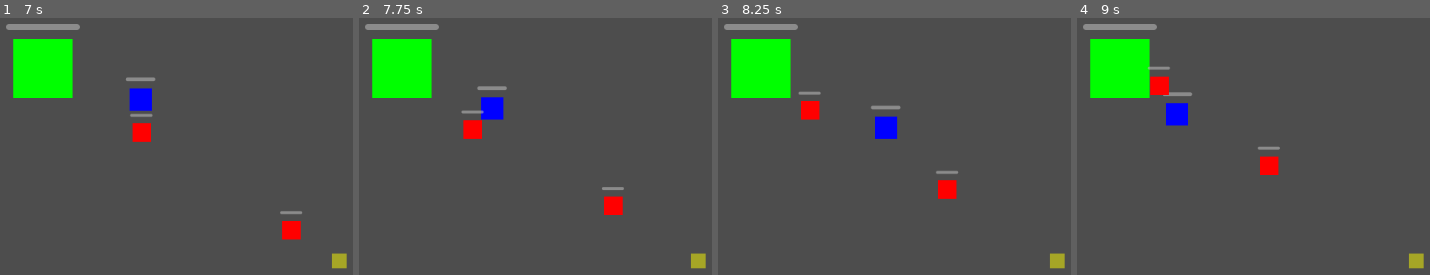
Above: before the commit, frames 1-4 (left to right).
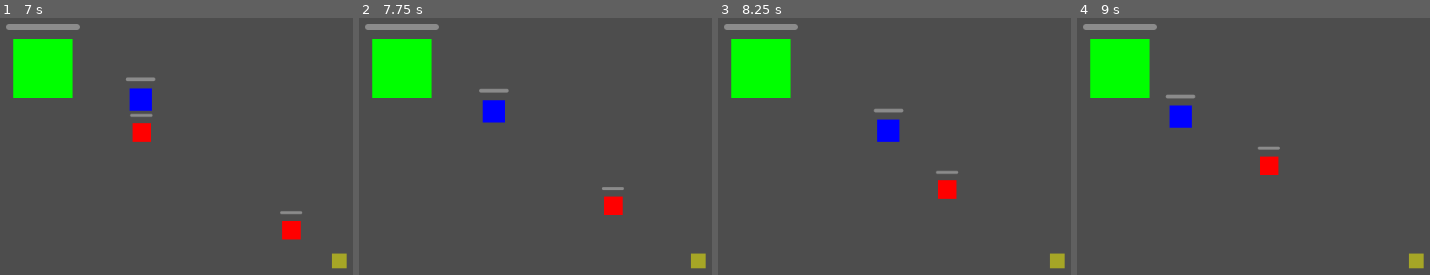
Above: after the commit, the same moments.

Repository: krisrandall/lor-elementals
Game: Godot game, scene res://scenes/main.tscn
Same seed, same stepped clock (60 frames per second), same inputs: the game is played once before the commit and once after it.
Inputs (mouse positions are in pixels of both pictures, inside the frame that each line leads up to):
- Up to frame 1 (7 s): tap Enter at 0.5 s; move the mouse to (77, 249) at 0.52 s; click (77, 249) at 0.67 s; move the mouse to (outside the picture) at 1.27 s; click (outside the picture) at 1.42 s; move the mouse to (outside the picture) at 2.02 s; click (outside the picture) at 2.17 s; move the mouse to (155, 141) at 2.77 s; click (155, 141) at 2.92 s; move the mouse to (outside the picture) at 3.52 s; click (outside the picture) at 3.67 s; move the mouse to (292, 115) at 4.27 s; click (292, 115) at 4.42 s; move the mouse to (outside the picture) at 5.02 s; click (outside the picture) at 5.17 s; move the mouse to (197, 25) at 5.77 s; click (197, 25) at 5.92 s; move the mouse to (77, 249) at 6.52 s; click (77, 249) at 6.67 s
- Up to frame 2 (7.75 s): move the mouse to (outside the picture) at 7.27 s; click (outside the picture) at 7.42 s
- Up to frame 3 (8.25 s): move the mouse to (outside the picture) at 8.02 s; click (outside the picture) at 8.17 s
- Up to frame 4 (9 s): move the mouse to (1232, 141) at 8.77 s; click (1232, 141) at 8.92 s

Frame 1 is identical in both runs. In frame 2, 1.0% of the frame differs, in the area x 28-43%, y 26-48%; in frame 3, 1.0%, in the area x 22-53%, y 28-49%; in frame 4, 1.0%.

Commit message:
Put all enemies and hero on collusion layer 2 - now the player can attack the enemies !

Diff:
--- a/scenes/enemy_character.tscn
+++ b/scenes/enemy_character.tscn
@@ -8,7 +8,7 @@
 [node name="EnemyCharacter" type="CharacterBody2D"]
 script = ExtResource("1_e0cux")
 collision_layer = 2
-collision_mask = 1
+collision_mask = 2
 
 [node name="Sprite" type="ColorRect" parent="."]
 offset_left = -12.5
--- a/scenes/home_castle.tscn
+++ b/scenes/home_castle.tscn
@@ -7,7 +7,7 @@
 
 [node name="HomeCastle" type="CharacterBody2D"]
 script = ExtResource("1_m8lbh")
-collision_layer = 1
+collision_layer = 2
 collision_mask = 2
 
 [node name="Sprite" type="ColorRect" parent="."]
--- a/scenes/player_character.tscn
+++ b/scenes/player_character.tscn
@@ -10,7 +10,7 @@
 
 [node name="PlayerCharacter" type="CharacterBody2D"]
 script = ExtResource("1_h7d6i")
-collision_layer = 1
+collision_layer = 2
 collision_mask = 2
 
 [node name="Sprite" type="ColorRect" parent="."]
@@ -33,6 +33,8 @@
 show_percentage = false
 
 [node name="DetectionArea" type="Area2D" parent="."]
+collision_layer = 2
+collision_mask = 2
 
 [node name="CollisionShape2D" type="CollisionShape2D" parent="DetectionArea"]
 shape = SubResource("CircleShape2D_3ucsu")
